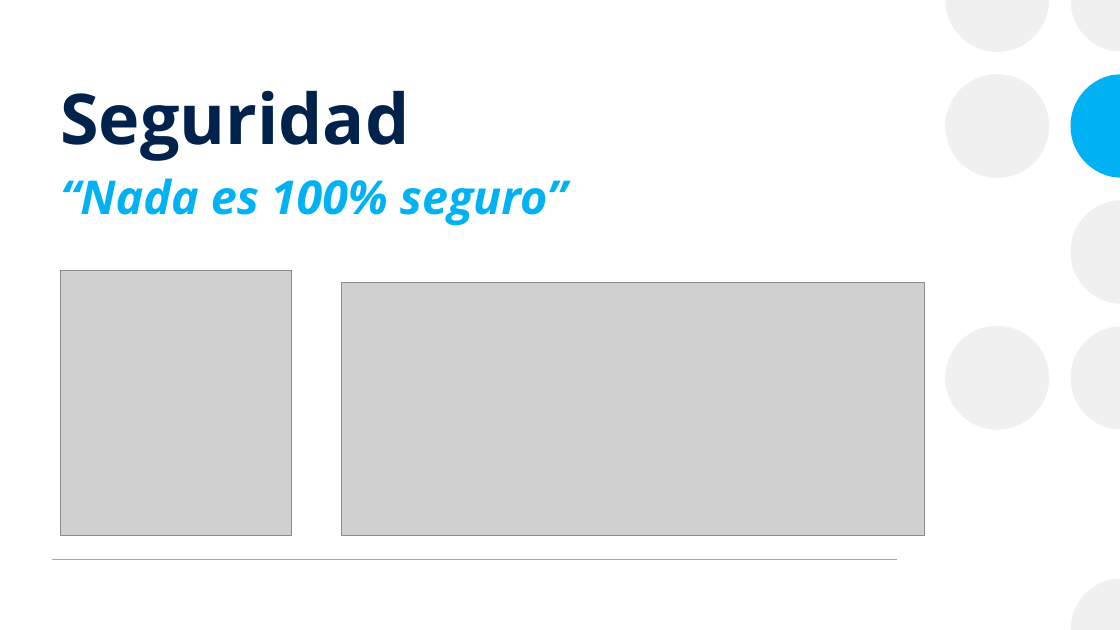
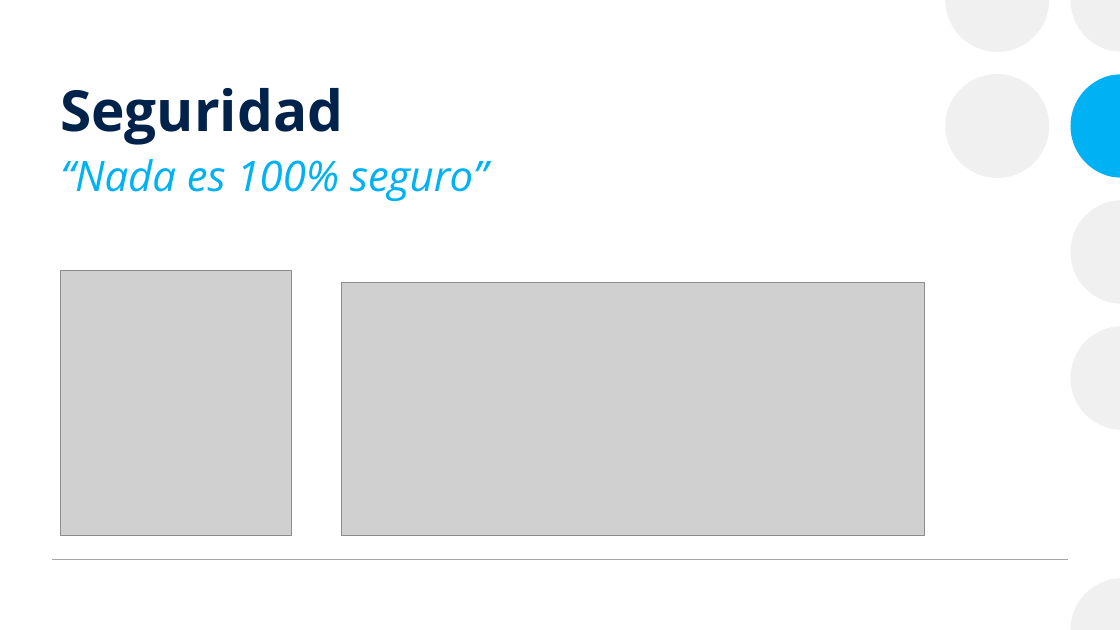
Before and after one commit to josanri/docker-workshop, a slide deck: slide 7 of Introducción a Docker.pptx. Drawn at 1120x630 pixels with LibreOffice and Linux fonts; fonts in the diff are those of the drawing; grey boxes stand for pictures. Boxes give left, top, right and bottom in pixels: in the first picture for what was removed or moved away, otherwise in the second. Text is boxed around its words. In the diff, an @@ line names an element or a change of style, - is before the commit and + after.

Commit message:
Quality of Presentation changes
Accesiblity (added subtitles) and differenciated between titles, set
higher contrast for container cubes, removed network port simulation.
Added references to docker init and docker scout.

```diff
--- a/Introducción a Docker.pptx
+++ b/Introducción a Docker.pptx
@@ rectangle removed at bbox=[0, 0, 1120, 630] @@
@@ title "Seguridad" at bbox=[60, 88, 343, 145]: size 60 to 48.6 pt @@
@@ subtitle "“Nada es 100% seguro”": place and size @@
-subtitle "“Nada es 100% seguro”" at bbox=[60, 178, 567, 226]
+subtitle "“Nada es 100% seguro”" at bbox=[60, 159, 488, 201]
@@ subtitle "“Nada es 100% seguro”" at bbox=[60, 159, 488, 201]: size 40 to 36 pt, bold off; line spacing 0.9 to 1; more space between paragraphs @@
@@ ellipse removed at bbox=[945, 326, 1049, 430] @@
@@ line added from (52, 560) to (1068, 560), #A6A6A6 1 pt @@
```
Also in this commit, not shown: 64 other slides changed, 4 slides added, 3 slides removed, 1 other file.
